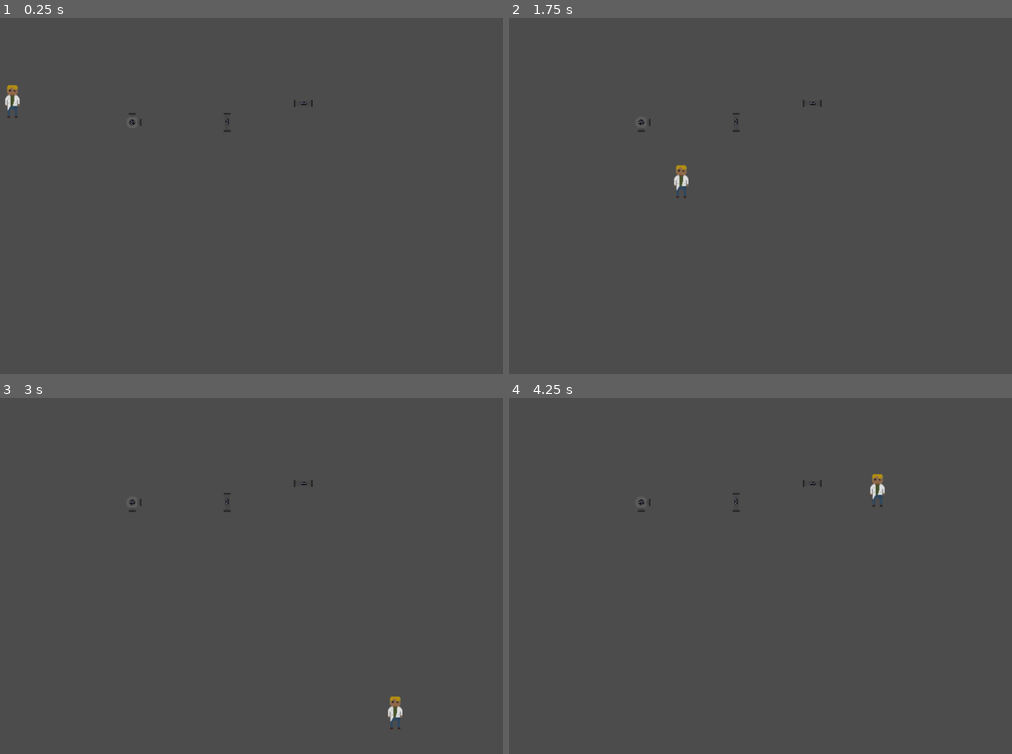
Above: before the commit, frames 1-4 (two rows, left to right).
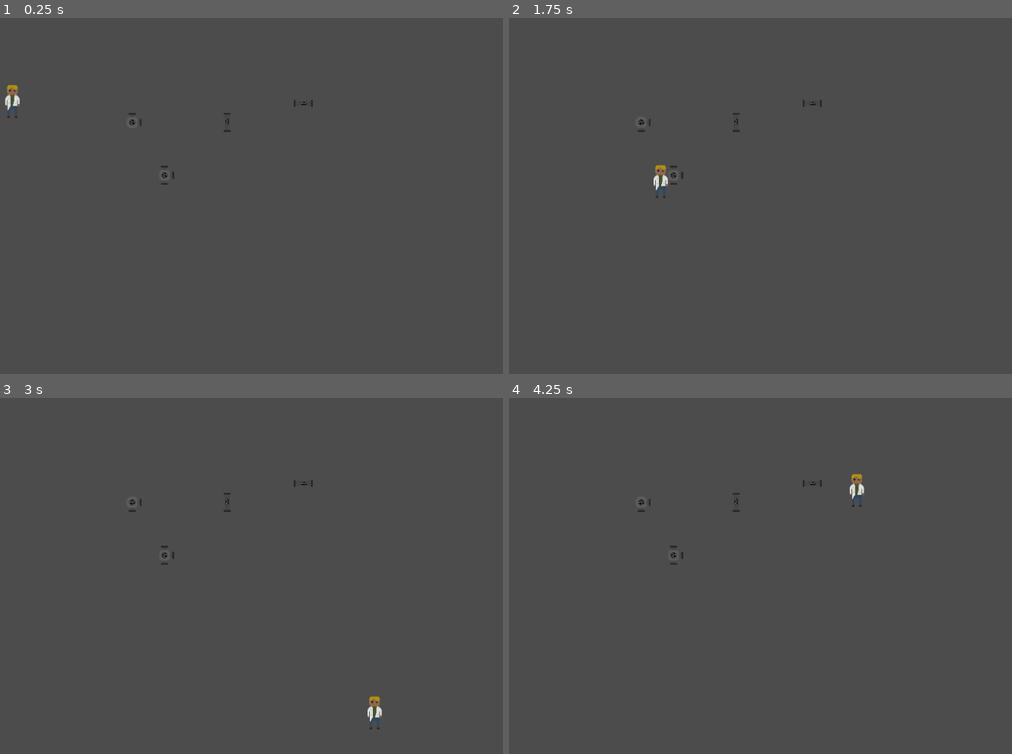
Above: after the commit, the same moments.

Repository: Wigui/GameJamCEMEA
Game: Godot game, scene res://Scene/World.tscn
The game is run twice, just before and just after one commit, with the same random seed, the same clock (stepped at 60 frames per second) and the same inputs. The project has no main scene, so this scene is started directly.
Inputs:
- Up to frame 1 (0.25 s): no input
- Up to frame 2 (1.75 s): tap Enter at 0.5 s; hold Right (ui_right) 0.53-1.28 s; tap Space (attraper) at 0.6, 1.35 s; hold Down (ui_down) from 1.28 s (still down)
- Up to frame 3 (3 s): release Down (ui_down) at 2.03 s; hold Right (ui_right) 2.03-2.78 s; tap Space (attraper) at 2.1, 2.85 s; hold Up (ui_up) from 2.78 s (still down)
- Up to frame 4 (4.25 s): release Up (ui_up) at 3.53 s; hold Left (ui_left) from 3.53 s (still down); tap Space (attraper) at 3.6 s

The runs differ from the first frame. In frame 1, less than 0.1% of the frame differs, in the area x 32-35%, y 41-47%; in frame 2, 0.4%; in frame 3, 0.4%; in frame 4, 0.4%, in the area x 32-75%, y 21-47%.
Error before the commit: Invalid call. Nonexistent function 'get_class' in base 'Nil'. (res://Scene/Player.gd:36)

Commit message:
Correction Bug non collision + FixedPipe3S

Diff:
--- /dev/null
+++ b/Scene/FixedPipe3S.gd
@@ -0,0 +1 @@
+extends "res://Scene/FixedPipe.gd"
--- /dev/null
+++ b/Scene/FixedPipe3S.tscn
@@ -0,0 +1,17 @@
+[gd_scene load_steps=4 format=2]
+
+[ext_resource path="res://Scene/FixedPipe3S.gd" type="Script" id=1]
+[ext_resource path="res://AssetGraphique/Tuyau/CoudeTroisSortiesVide.png" type="Texture" id=2]
+
+[sub_resource type="RectangleShape2D" id=1]
+extents = Vector2( 12.8624, 16.1515 )
+
+[node name="Area2D" type="StaticBody2D"]
+script = ExtResource( 1 )
+
+[node name="CollisionShape2D" type="CollisionShape2D" parent="."]
+position = Vector2( 3.59545, 0 )
+shape = SubResource( 1 )
+
+[node name="Sprite" type="Sprite" parent="."]
+texture = ExtResource( 2 )
--- a/Scene/Player.gd
+++ b/Scene/Player.gd
@@ -33,6 +33,8 @@
 
 func interagir():
 	var objet = $GrabArea.get_nearest_object() #get_node("noeud").function au lieu de $ pour appeler un script qui se situe dans le même noeud
+	if not objet:
+		return
 	if objet.get_class()=="Pipe":
 		attraper(objet)
 	if objet.get_class()=="FixedPipe":
--- a/Scene/World.tscn
+++ b/Scene/World.tscn
@@ -1,8 +1,9 @@
-[gd_scene load_steps=4 format=2]
+[gd_scene load_steps=5 format=2]
 
 [ext_resource path="res://Scene/Pipe.tscn" type="PackedScene" id=1]
-[ext_resource path="res://Scene/Player.tscn" type="PackedScene" id=2]
-[ext_resource path="res://Scene/FixedPipe.tscn" type="PackedScene" id=3]
+[ext_resource path="res://Scene/FixedPipe.tscn" type="PackedScene" id=2]
+[ext_resource path="res://Scene/FixedPipe3S.tscn" type="PackedScene" id=3]
+[ext_resource path="res://Scene/Player.tscn" type="PackedScene" id=4]
 
 [node name="World" type="Node2D"]
 
@@ -13,9 +14,12 @@
 position = Vector2( 688, 144 )
 rotation = 1.5708
 
-[node name="Player" parent="." instance=ExtResource( 2 )]
+[node name="FixedPipe" parent="." instance=ExtResource( 2 )]
+position = Vector2( 400.433, 176 )
+
+[node name="FixedPipe3S" parent="." instance=ExtResource( 3 )]
+position = Vector2( 454.712, 265.173 )
+
+[node name="Player" parent="." instance=ExtResource( 4 )]
 position = Vector2( 198.781, 141.302 )
 vitesse = 300
-
-[node name="FixedPipe" parent="." instance=ExtResource( 3 )]
-position = Vector2( 400.433, 176 )
